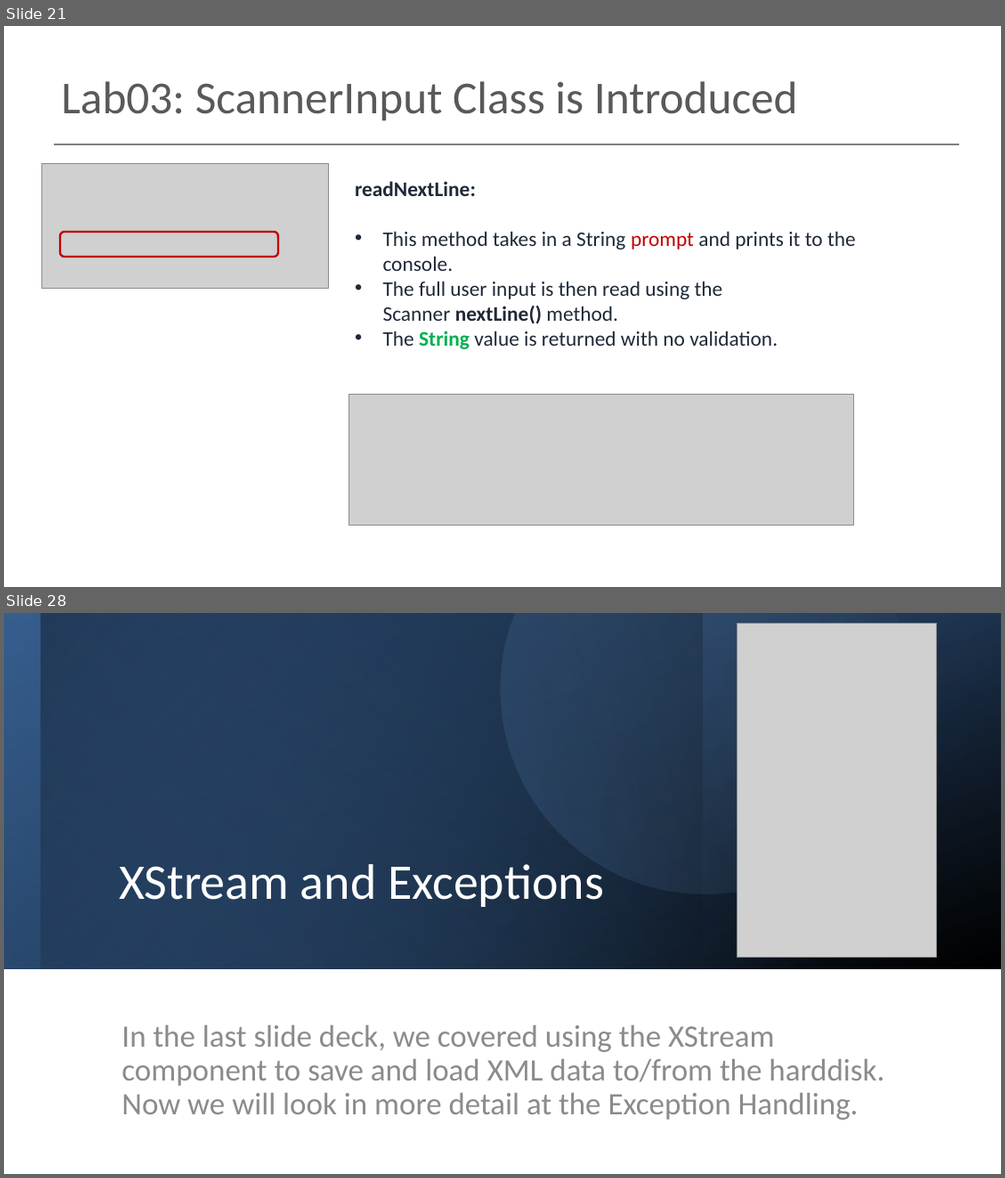
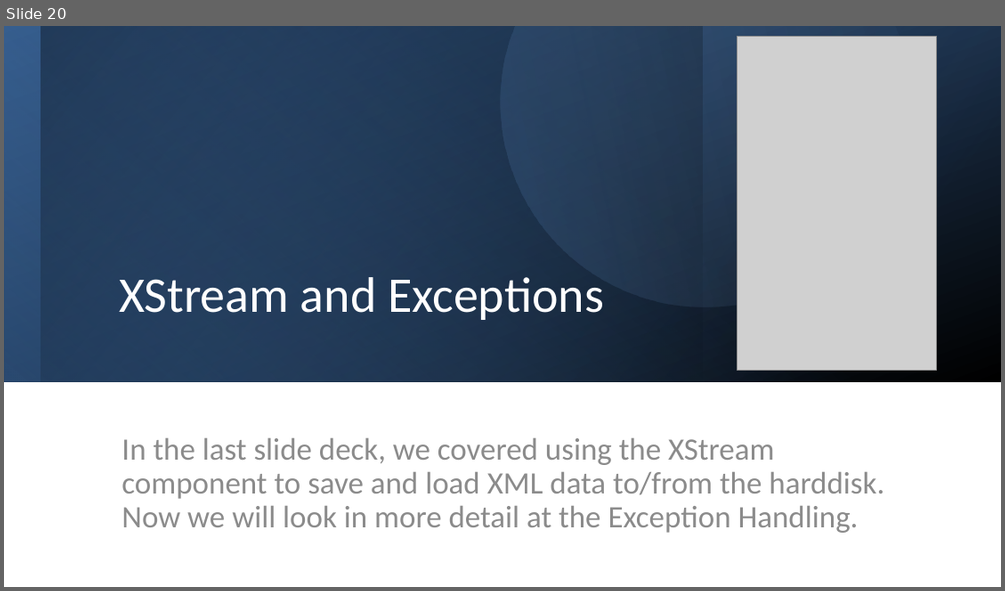
Before and after one commit to Programming-Fundamentals-SETU/prog-fund-2-jan-26, a slide deck: topic05-persistence-xml-exceptions/unit-05a-lectures/talk-3-exceptions/c-exceptions.pptx. Shown one above the other, each under a label of ours: slides 21 and 28 before the commit, slide 20 after it; the slides between them are not shown. The pictures are 1005x1178 and 1005x591 pixels, drawn with LibreOffice and Linux fonts; fonts in the diff are those of the drawing; grey boxes stand for pictures. Boxes give left, top, right and bottom in pixels: in the first picture for what was removed or moved away, otherwise in the second. Text is boxed around its words. In the diff, an @@ line names an element or a change of style, - is before the commit and + after.

```diff
--- a/topic05-persistence-xml-exceptions/unit-05a-lectures/talk-3-exceptions/c-exceptions.pptx
+++ b/topic05-persistence-xml-exceptions/unit-05a-lectures/talk-3-exceptions/c-exceptions.pptx
@@ slide 21 removed at (4,26,1001,587), background #FFFFFF @@
@@ title removed at (61,81,798,121) @@
-Lab03: ScannerInput Class is Introduced
@@ line removed from (54, 144) to (960, 144) @@
@@ picture removed at (41,163,329,288) @@
@@ text removed at (355,181,856,349) @@
-readNextLine:
-• This method takes in a String prompt and prints it to the console.
-• The full user input is then read using the Scanner nextLine() method.
-• The String value is returned with no validation.
@@ rounded rectangle removed at (60,232,278,257) @@
@@ picture removed at (348,394,853,524) @@
@@ what was slide 28 is now slide 20 @@
```
Also in this commit, not shown: 3 slides changed, 1 slide added, 8 other slides removed, 14 other files.
